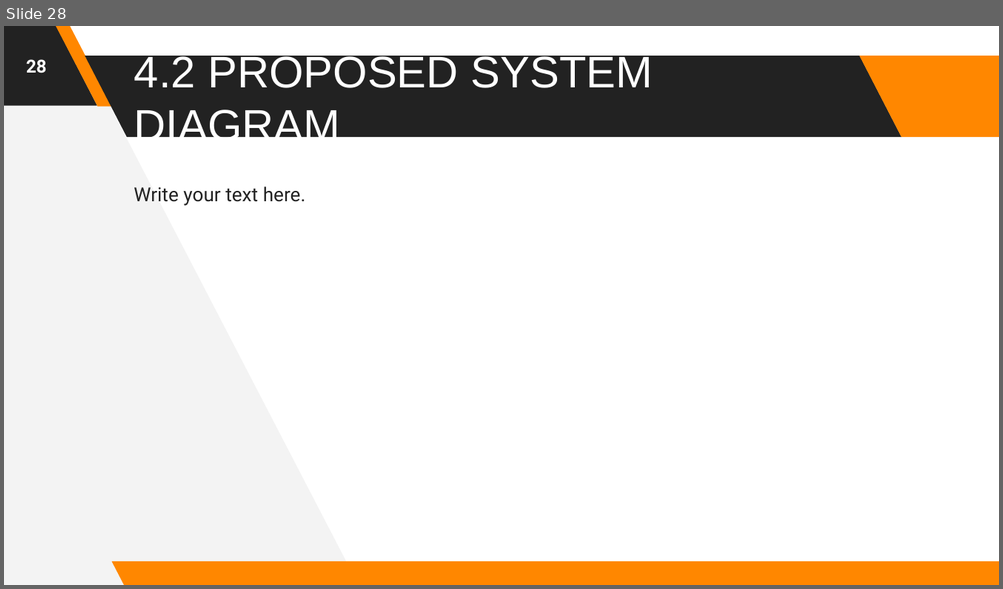
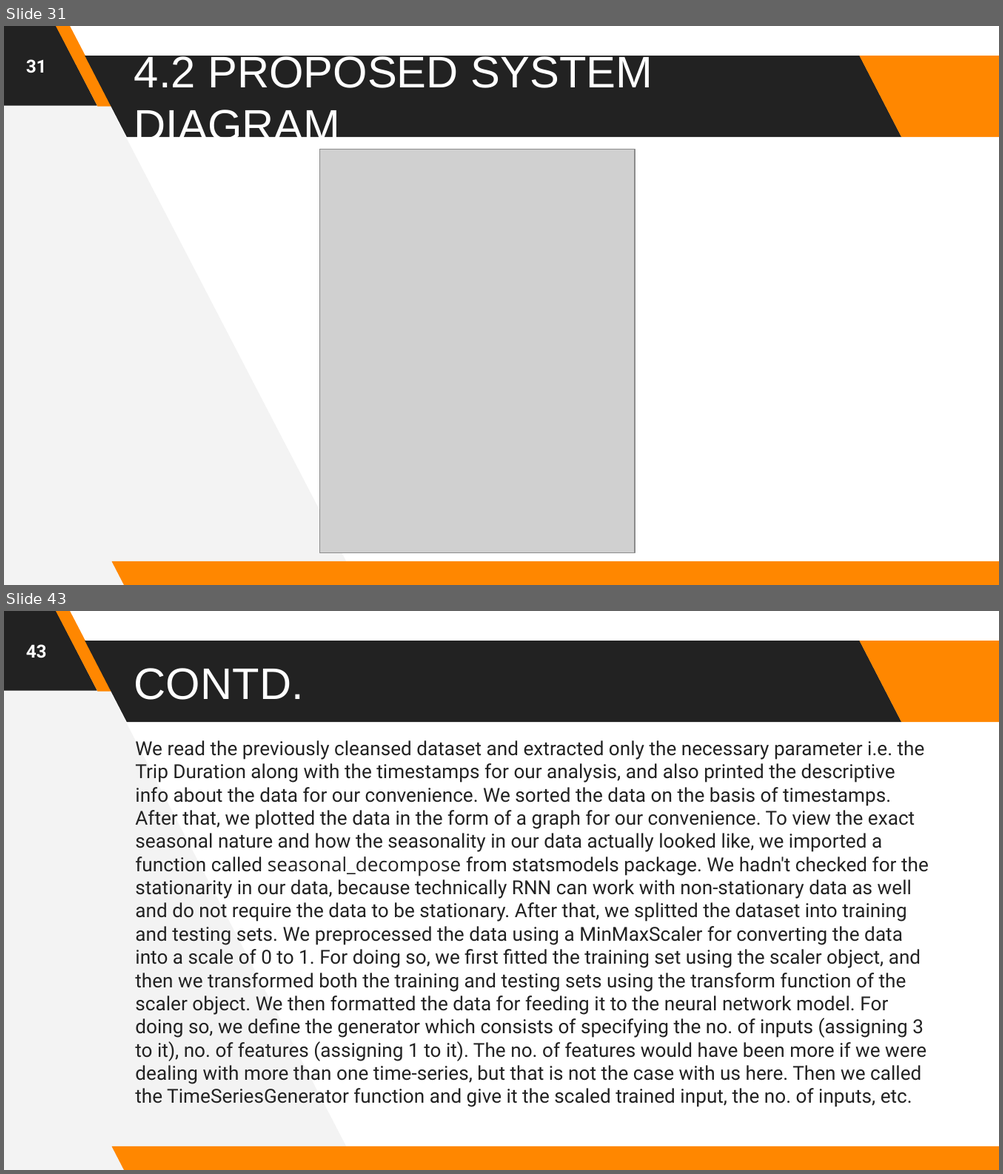
Before and after one commit to astrodestroyergithub/Divvy-Bike-Share, a slide deck: PPTS/19BCE1156_Tamojit_Roy_Capstone_Project_B.Tech_CSE_2019-23_Review-2.pptx. Shown one above the other, each under a label of ours: slide 28 before the commit, slides 31 and 43 after it; the slides between them are not shown. The pictures are 1003x589 and 1003x1174 pixels, drawn with LibreOffice and Linux fonts; fonts in the diff are those of the drawing; grey boxes stand for pictures. Boxes give left, top, right and bottom in pixels: in the first picture for what was removed or moved away, otherwise in the second. Text is boxed around its words. In the diff, an @@ line names an element or a change of style, - is before the commit and + after.

```diff
--- a/PPTS/19BCE1156_Tamojit_Roy_Capstone_Project_B.Tech_CSE_2019-23_Review-2.pptx
+++ b/PPTS/19BCE1156_Tamojit_Roy_Capstone_Project_B.Tech_CSE_2019-23_Review-2.pptx
@@ slide 43 added at (4,611,999,1170), background #FFFFFF; not listed: 6 template elements that a slide beside it also shows @@
@@ page number added at (26,644,47,658), 13 pt, text #FFFFFF, bold @@
+43
@@ title added at (134,668,304,700), 32 pt, text #FFFFFF @@
+CONTD.
@@ text added at (135,741,928,1108), 14 pt, text #222222 @@
+We read the previously cleansed dataset and extracted only the necessary parameter i.e. the Trip Duration along with the timestamps for our analysis, and also printed the descriptive info about the data for our convenience. We sorted the data on the basis of timestamps. After that, we plotted the data in the form of a graph for our convenience. To view the exact seasonal nature and how the seasonality in our data actually looked like, we imported a function called seasonal_decompose from statsmodels package. We hadn't checked for the stationarity in our data, because technically RNN can work with non-stationary data as well and do not require the data to be stationary. After that, we splitted the dataset into training and testing sets. We preprocessed the data using a MinMaxScaler for converting the data into a scale of 0 to 1. For doing so, we first fitted the training set using the scaler object, and then we transformed both the training and testing sets using the transform function of the scaler object. We then formatted the data for feeding it to the neural network model. For doing so, we define the generator which consists of specifying the no. of inputs (assigning 3 to it), no. of features (assigning 1 to it). The no. of features would have been more if we were dealing with more than one time-series, but that is not the case with us here. Then we called the TimeSeriesGenerator function and give it the scaled trained input, the no. of inputs, etc.
@@ what was slide 28 is now slide 31 @@
@@ slide 31 changed as well @@
@@ page number at (26,59,47,73): text changed @@
-28
+31
@@ picture added at (319,150,634,553) @@
@@ text removed at (134,187,306,206) @@
-Write your text here.
```
Also in this commit, not shown: 17 other slides changed, 31 other slides added, 3 slides removed, 1 other file.
